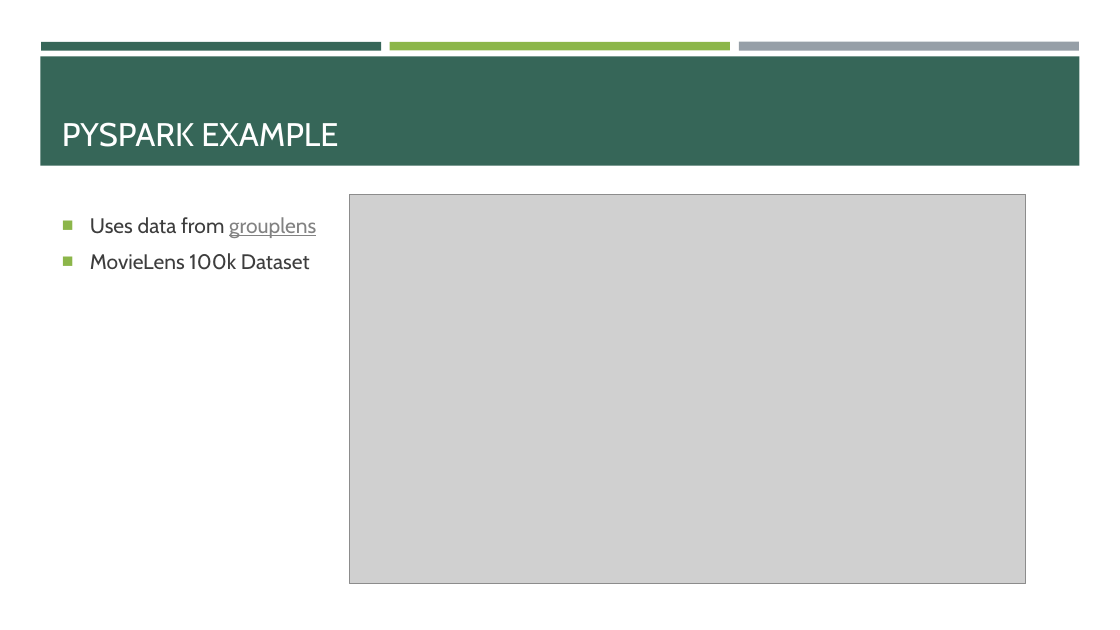
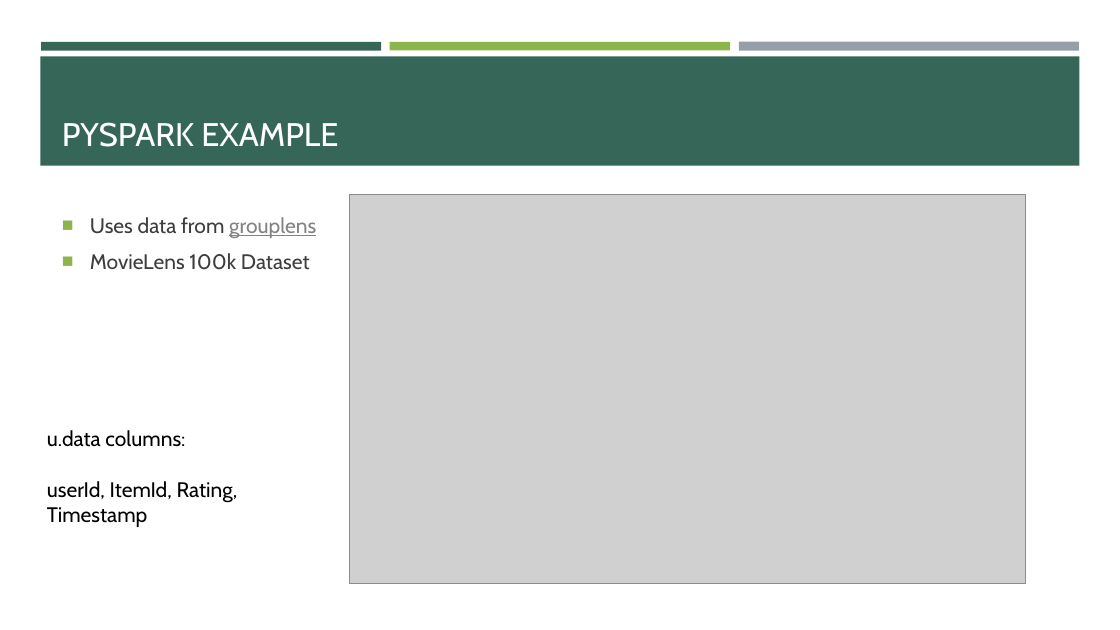
Before and after one commit to e-m-wilson/data_engineering, a slide deck: slide 11 of spark/Spark.pptx. Drawn at 1120x630 pixels with LibreOffice and Linux fonts; fonts in the diff are those of the drawing; grey boxes stand for pictures. Boxes give left, top, right and bottom in pixels: in the first picture for what was removed or moved away, otherwise in the second. Text is boxed around its words. In the diff, an @@ line names an element or a change of style, - is before the commit and + after.

```diff
--- a/spark/Spark.pptx
+++ b/spark/Spark.pptx
@@ text added at (x1=47, y1=430, x2=238, y2=527), 18 pt, text #000000 @@
+u.data columns:
+userId, ItemId, Rating, Timestamp
```
Also in this commit, not shown: 1 other slide changed, 1 other file.
